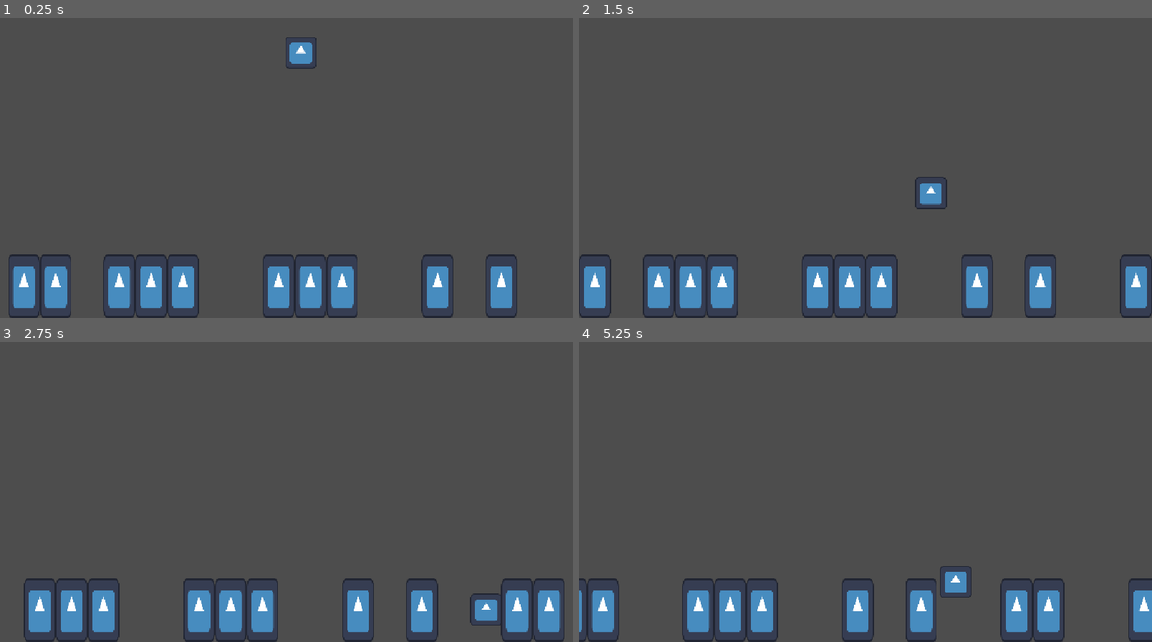
Above: before the commit, frames 1-4 (two rows, left to right).
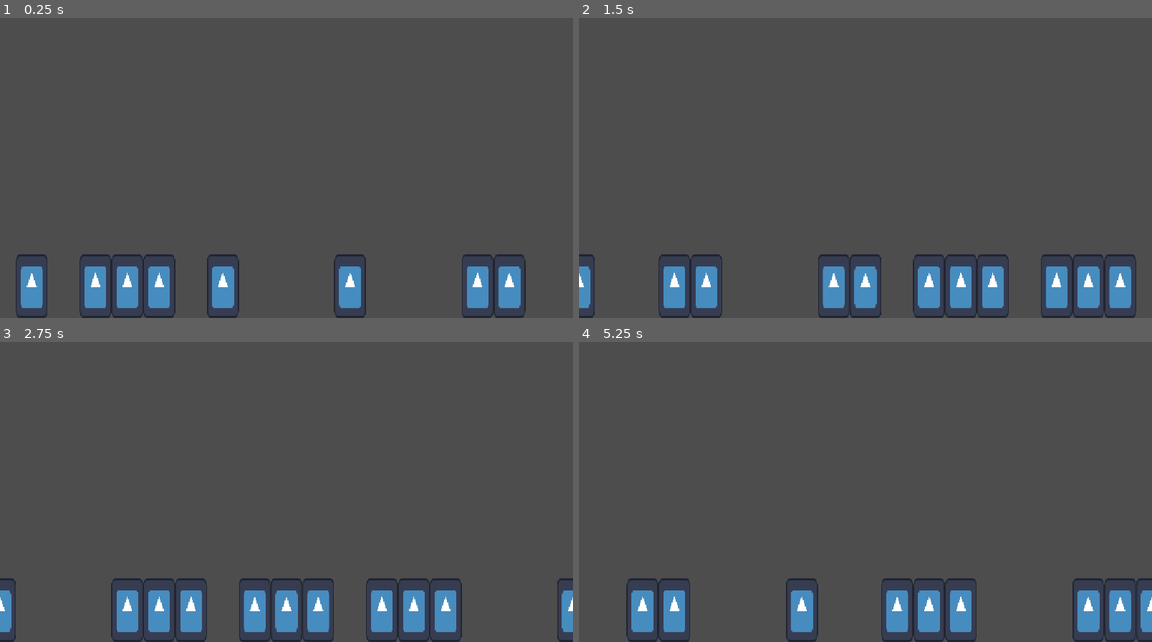
Above: after the commit, the same moments.

Repository: PranitJalan/ai
Game: Godot game, scene res://Game/Level/Level.tscn
Same seed, same stepped clock (60 frames per second), same inputs: the game is played once before the commit and once after it. The engine's default icon, where the game draws it, is replaced by a stand-in: a white triangle on a blue panel in a dark square.
Inputs (mouse positions are in pixels of both pictures, inside the frame that each line leads up to):
- Up to frame 1 (0.25 s): no input
- Up to frame 2 (1.5 s): tap Enter at 0.5 s; move the mouse to (991, 141) at 0.52 s; hold D (right) from 0.53 s (still down); tap Space (jump) at 0.6, 0.77, 1.07 s; click (991, 141) at 0.67 s; move the mouse to (750, 174) at 1.27 s; tap Alt at 1.35 s
- Up to frame 3 (2.75 s): tap Space (jump) at 1.52, 1.55, 1.82, 2.3 s; move the mouse to (343, 411) at 2.02 s; release D (right) at 2.03 s; hold A (left) from 2.03 s (still down); tap Shift at 2.1 s
- Up to frame 4 (5.25 s): move the mouse to (836, 546) at 2.77 s; release A (left) at 2.78 s; hold D (right) 2.78-4.28 s; tap Space (jump) at 2.85, 3.02, 3.32, 3.77, 3.8, 4.07, 4.52, 4.55, 4.82, 5.1 s; click (836, 546) at 2.92 s; move the mouse to (1037, 528) at 3.52 s; tap Alt at 3.6 s; move the mouse to (693, 432) at 4.27 s; hold A (left) 4.28-5.03 s; tap Shift at 4.35 s; move the mouse to (894, 480) at 5.02 s; hold D (right) from 5.03 s (still down); click (894, 480) at 5.17 s

The runs differ from the first frame. In frame 1, 8.5% of the frame differs, in the area x 1-92%, y 6-100%; in frame 2, 9.1%; in frame 3, 11%, in the area x 0-100%, y 78-100%; in frame 4, 11%.

Commit message:
hooked up neural network to player and made a global controller for neuroevolution

Diff:
--- a/Game/Level/Level.tscn
+++ b/Game/Level/Level.tscn
@@ -1,5 +1,6 @@
 [gd_scene format=3 uid="uid://crpqdtblifrls"]
 
+[ext_resource type="Script" uid="uid://bbrwj3bo8getp" path="res://Game/Level/level.gd" id="1_2pf45"]
 [ext_resource type="PackedScene" uid="uid://btwn5321i122u" path="res://Game/Player/Player.tscn" id="2_1kyln"]
 [ext_resource type="Script" uid="uid://cncb0hh55kfqq" path="res://Game/Level/block.gd" id="2_q5rww"]
 [ext_resource type="PackedScene" uid="uid://c3xypq4jxippw" path="res://Game/Level/Level_segment.tscn" id="3_1kyln"]
@@ -8,35 +9,52 @@
 normal = Vector2(0.9999946, 0.003300312)
 distance = -314.00488
 
-[sub_resource type="WorldBoundaryShape2D" id="WorldBoundaryShape2D_qr5sa"]
-distance = -1.0
-
 [sub_resource type="WorldBoundaryShape2D" id="WorldBoundaryShape2D_yv1b8"]
 normal = Vector2(-1, 0)
 distance = -242.0
 
+[sub_resource type="GDScript" id="GDScript_qr5sa"]
+script/source = "extends Area2D
+
+
+
+
+func _on_body_entered(body: Node2D) -> void:
+	body.go()
+"
+
+[sub_resource type="WorldBoundaryShape2D" id="WorldBoundaryShape2D_qr5sa"]
+distance = 32.0
+
 [node name="Node2D" type="Node2D" unique_id=291141560]
+script = ExtResource("1_2pf45")
+player = ExtResource("2_1kyln")
 
-[node name="Playr" parent="." unique_id=278357517 instance=ExtResource("2_1kyln")]
-position = Vector2(605, 84)
+[node name="World" type="Node2D" parent="." unique_id=826094045]
 
-[node name="Area2D2" type="StaticBody2D" parent="." unique_id=314994065]
+[node name="Side Boundaires" type="StaticBody2D" parent="World" unique_id=314994065]
 
-[node name="CollisionShape2D2" type="CollisionShape2D" parent="Area2D2" unique_id=1409396093]
+[node name="CollisionShape2D2" type="CollisionShape2D" parent="World/Side Boundaires" unique_id=1409396093]
 position = Vector2(314, 375)
 shape = SubResource("WorldBoundaryShape2D_afmmk")
 
-[node name="CollisionShape2D" type="CollisionShape2D" parent="Area2D2" unique_id=1684511999]
+[node name="CollisionShape2D3" type="CollisionShape2D" parent="World/Side Boundaires" unique_id=1015266972]
+position = Vector2(909, 352)
+shape = SubResource("WorldBoundaryShape2D_yv1b8")
+
+[node name="Void" type="Area2D" parent="World" unique_id=1141820702]
+collision_mask = 2
+script = SubResource("GDScript_qr5sa")
+
+[node name="CollisionShape2D" type="CollisionShape2D" parent="World/Void" unique_id=1684511999]
 position = Vector2(576, 649)
 shape = SubResource("WorldBoundaryShape2D_qr5sa")
 debug_color = Color(1, 1, 1, 0.41960785)
 
-[node name="CollisionShape2D3" type="CollisionShape2D" parent="Area2D2" unique_id=1015266972]
-position = Vector2(909, 352)
-shape = SubResource("WorldBoundaryShape2D_yv1b8")
-
-[node name="Node2D" type="Node2D" parent="." unique_id=867314739]
+[node name="Blocks" type="Node2D" parent="World" unique_id=867314739 groups=["level"]]
 script = ExtResource("2_q5rww")
 block_size = Vector2(64, 128)
-scroll_speed = 64
+scroll_speed = 256
 block = ExtResource("3_1kyln")
+
+[connection signal="body_entered" from="World/Void" to="World/Void" method="_on_body_entered"]
--- a/Game/Level/Level_segment.tscn
+++ b/Game/Level/Level_segment.tscn
@@ -13,4 +13,5 @@
 texture = ExtResource("1_vhlla")
 
 [node name="CollisionShape2D" type="CollisionShape2D" parent="." unique_id=1502050392]
+visible = false
 shape = SubResource("RectangleShape2D_7nvyl")
--- a/Game/Level/block.gd
+++ b/Game/Level/block.gd
@@ -7,6 +7,7 @@
 
 
 var global_spawn := 0.0
+var gaps : Array[Vector2]
 
 func _ready() -> void:
 	spawn_level()
@@ -25,9 +26,10 @@
 		for i in range(size_cluster):
 			global_spawn += block_size.x
 			spawn_block()
-
-
 		var size_gap = randi_range(1 , 3)
+		var start = global_spawn + block_size.x/2.0
+		var len = size_gap * block_size.x
+		gaps.append(Vector2(start, len))
 		for i in range(size_gap):
 			global_spawn += block_size.x
 
@@ -35,8 +37,20 @@
 	for i in get_children():
 		if i.global_position.x < -block_size.x*2:
 			i.queue_free()
+	while not gaps.is_empty():
+		var i = gaps[0]
+		if to_global(Vector2(i.x, 0)).x < 0:
+			gaps.pop_front()
+		else:
+			break
 
 func spawn_block():
 	var blocky = block.instantiate()
 	blocky.position = Vector2(global_spawn, (get_viewport_rect().size.y - block_size.y/2))
 	add_child(blocky)
+
+func get_next_gap(player_x: float) -> Vector2:
+	for i in gaps:
+		if player_x < to_global(Vector2(i.x, 0)).x:
+			return Vector2(to_global(Vector2(i.x, 0)).x, i.y)
+	return Vector2(0, 0)
--- /dev/null
+++ b/Game/Level/level.gd
@@ -0,0 +1,31 @@
+extends Node2D
+
+@export var population_size := 200
+@export var player : PackedScene
+var current_generation = []
+var generation = 0
+var current_winner
+
+
+func _ready() -> void:
+	Engine.time_scale = 20.0
+	for i in range(100):
+		generation += 1
+		spawn_generations()
+		while not current_generation.is_empty():
+			await get_tree().physics_frame
+		print(generation)
+	var error = ResourceSaver.save(current_winner, "res://Weights.tres")
+
+func spawn_generations():
+	current_generation.clear()
+
+	for i in range(population_size):
+		var players = player.instantiate()
+		if generation > 1:
+			players.brain = current_winner.copy()
+		if i > 0:
+			players.brain.mutate()
+		current_generation.append(players)
+		players.manager = self
+		add_child(players)
--- a/Game/Neural Network/Neural_Network_Class.gd
+++ b/Game/Neural Network/Neural_Network_Class.gd
@@ -1,5 +1,5 @@
 class_name neuralBrain
-extends RefCounted
+extends Resource
 
 var hidden_nodes:= 0
 var inputs := 0
@@ -55,7 +55,7 @@
 			weights[i][j] = []
 			weights[i][j].resize(next_layer)
 			for n in range(next_layer):
-				weights[i][j][n] = randf()
+				weights[i][j][n] = randf_range(-1.0, 1.0)
 
 func compute(input_values : Array[float]) -> Array[float]:
 
@@ -69,7 +69,7 @@
 				sum += network[n][j].value * weights[n][j][i]
 			network[n+1][i].value = tanh(sum)
 
-	var output_values = []
+	var output_values : Array[float]= []
 	for i in range(outputs):
 		output_values.append(network[2][i].value)
 	return output_values
--- a/Game/Player/Player.tscn
+++ b/Game/Player/Player.tscn
@@ -8,10 +8,12 @@
 
 [node name="Node2D" type="CharacterBody2D" unique_id=278357517]
 scale = Vector2(0.5, 0.5)
+collision_layer = 2
 script = ExtResource("1_4672b")
 
 [node name="CollisionShape2D" type="CollisionShape2D" parent="." unique_id=942213613]
 shape = SubResource("RectangleShape2D_qr5sa")
 
 [node name="Sprite2D" type="Sprite2D" parent="." unique_id=314084500]
+visible = false
 texture = ExtResource("2_fd82q")
--- a/Game/Player/node_2d.gd
+++ b/Game/Player/node_2d.gd
@@ -1,5 +1,6 @@
 extends CharacterBody2D
 
+@onready var sprite_2d: Sprite2D = $Sprite2D
 
 @export var gravity := 900
 @export var friction := 300
@@ -9,16 +10,43 @@
 
 var direction := 0
 var jump := false
+var brain := neuralBrain.new(6, 2, 16)
+var width
+var fitness = 0.0
+var manager
+
+func _ready() -> void:
+	width = get_viewport_rect().size
+
+func go() -> void:
+	manager.current_generation.erase(self)
+	manager.current_winner = brain.copy()
+	queue_free()
 
 func _physics_process(delta: float) -> void:
 	get_input()
 	do_movement(delta)
 	move_and_slide()
-
+	fitness += delta
 
 func get_input():
-	direction = Input.get_axis("left", "right")
-	if Input.is_action_just_pressed("jump"):
+	var input : Array[float] = []
+	input.append(position.x/width.x)
+	input.append(position.y/width.y)
+	input.append(velocity.x/width.x)
+	input.append(velocity.y/width.y)
+	var level = get_tree().get_first_node_in_group("level")
+	var gap = level.get_next_gap(position.x)
+	input.append(gap.x/width.x)
+	input.append(gap.y/width.x)
+	var outputs = brain.compute(input)
+	if outputs[0] < -0.25:
+		direction = -1
+	elif outputs[0] < 0.25:
+		direction = 0
+	else:
+		direction = 1
+	if outputs[1] > 0:
 		jump = true
 
 func do_movement(delta):
--- a/project.godot
+++ b/project.godot
@@ -19,10 +19,15 @@
 
 window/stretch/mode="canvas_items"
 window/stretch/aspect="expand"
+window/vsync/vsync_mode=0
 
 [editor_plugins]
 
 enabled=PackedStringArray("res://addons/godot_super-wakatime/plugin.cfg")
+
+[global_group]
+
+level=""
 
 [input]
 
Not shown, added: Game/Level/level.gd.uid
